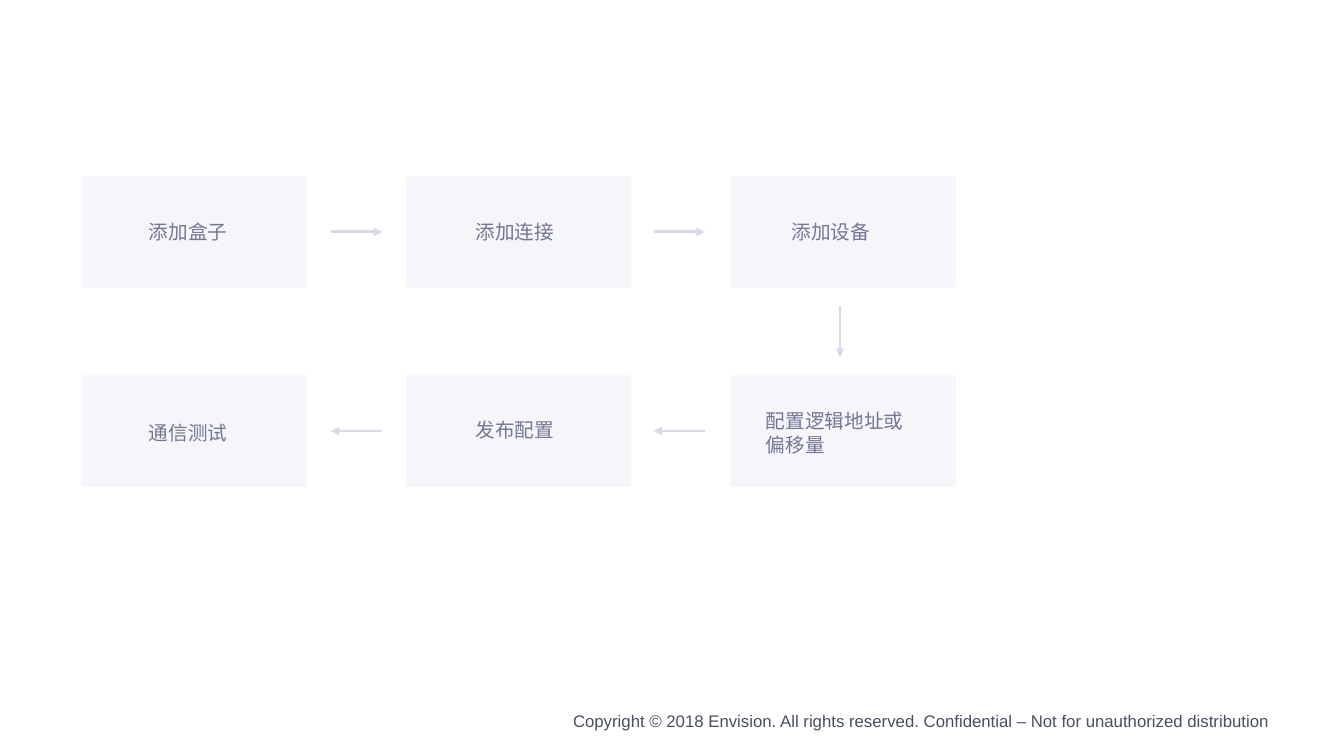
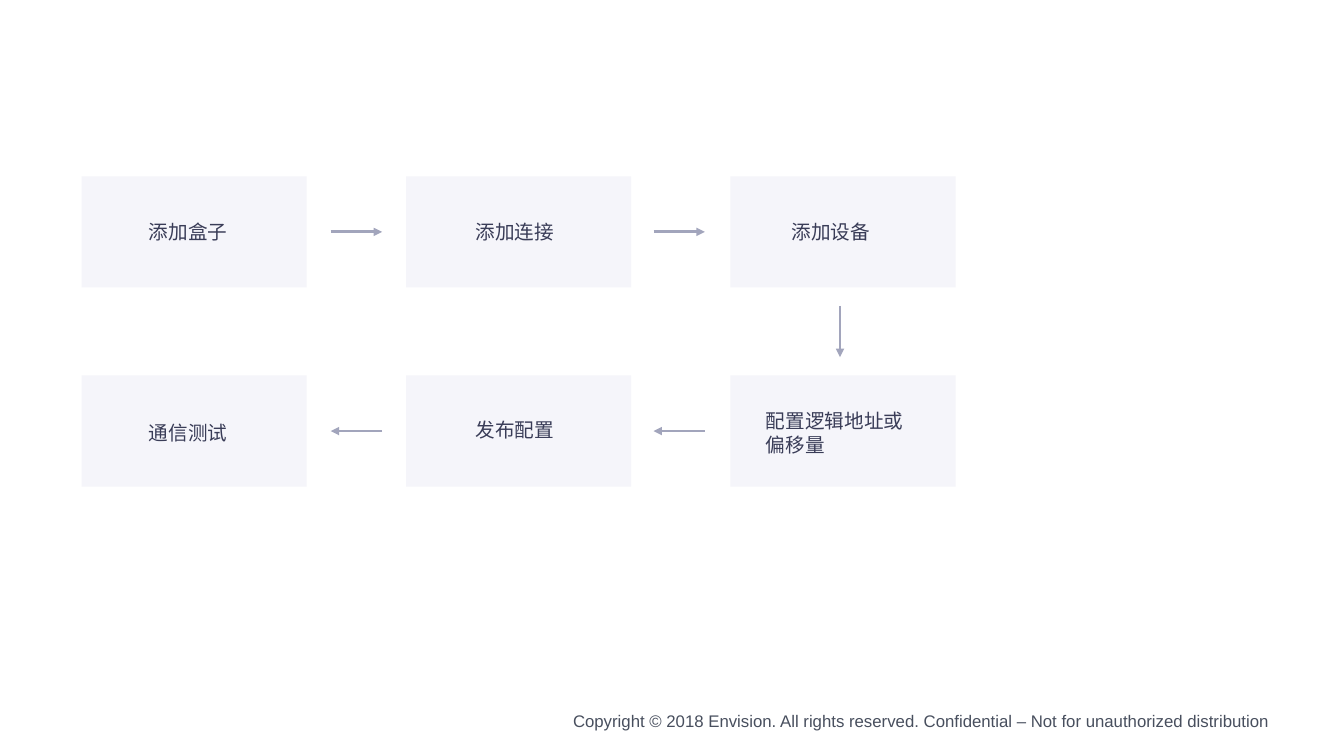
Before and after one commit to EnvisionDoc/enos_edge_zh, a slide deck: slide 2 of media/edge.pptx. Drawn at 1344x756 pixels with LibreOffice and Linux fonts; fonts in the diff are those of the drawing; background and template pictures are left out. Boxes give left, top, right and bottom in pixels: in the first picture for what was removed or moved away, otherwise in the second. Text is boxed around its words. In the diff, an @@ line names an element or a change of style, - is before the commit and + after.

```diff
--- a/media/edge.pptx
+++ b/media/edge.pptx
@@ arrow (331, 232) - (382, 232): stroke #D8D9E6 2 pt to #A2A5BC 2 pt @@
@@ arrow (653, 232) - (705, 232): stroke #D8D9E6 2 pt to #A2A5BC 2 pt @@
@@ arrow (840, 306) - (840, 357): stroke #D8D9E6 2 pt to #A2A5BC 2 pt @@
@@ font Roboto to Noto Sans CJK SC, text colour #737794 to #393C57 in 6 elements at bbox=[476, 222, 554, 241], bbox=[792, 222, 870, 241], bbox=[476, 420, 554, 439], bbox=[149, 222, 227, 241], bbox=[149, 423, 227, 442], bbox=[766, 411, 903, 454] @@
@@ arrow (382, 432) - (331, 432): stroke #D8D9E6 2 pt to #A2A5BC 2 pt @@
@@ arrow (705, 432) - (653, 432): stroke #D8D9E6 2 pt to #A2A5BC 2 pt @@
```
Also in this commit, not shown: 1 other slide changed, 2 slides added, 25 other files.
